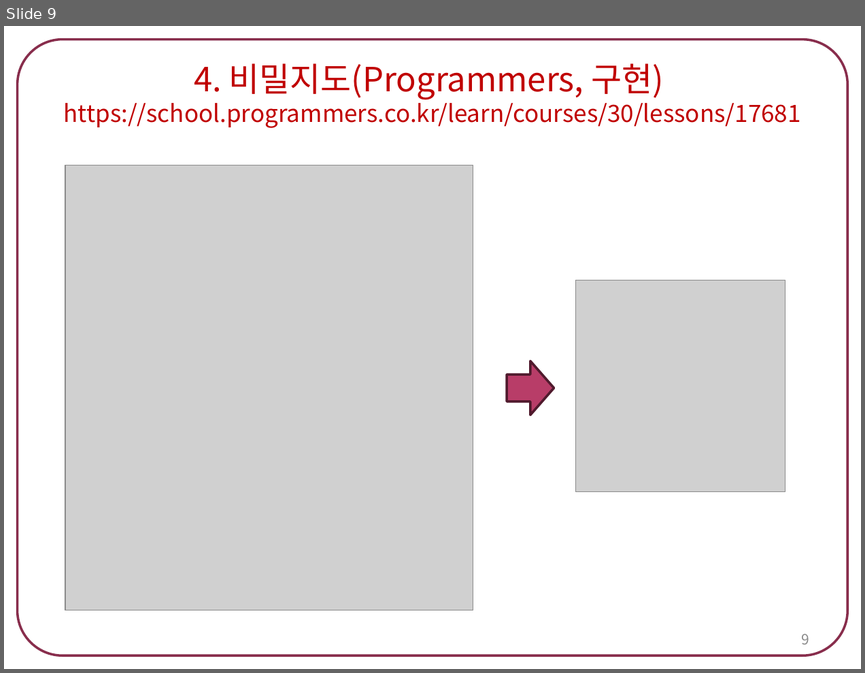
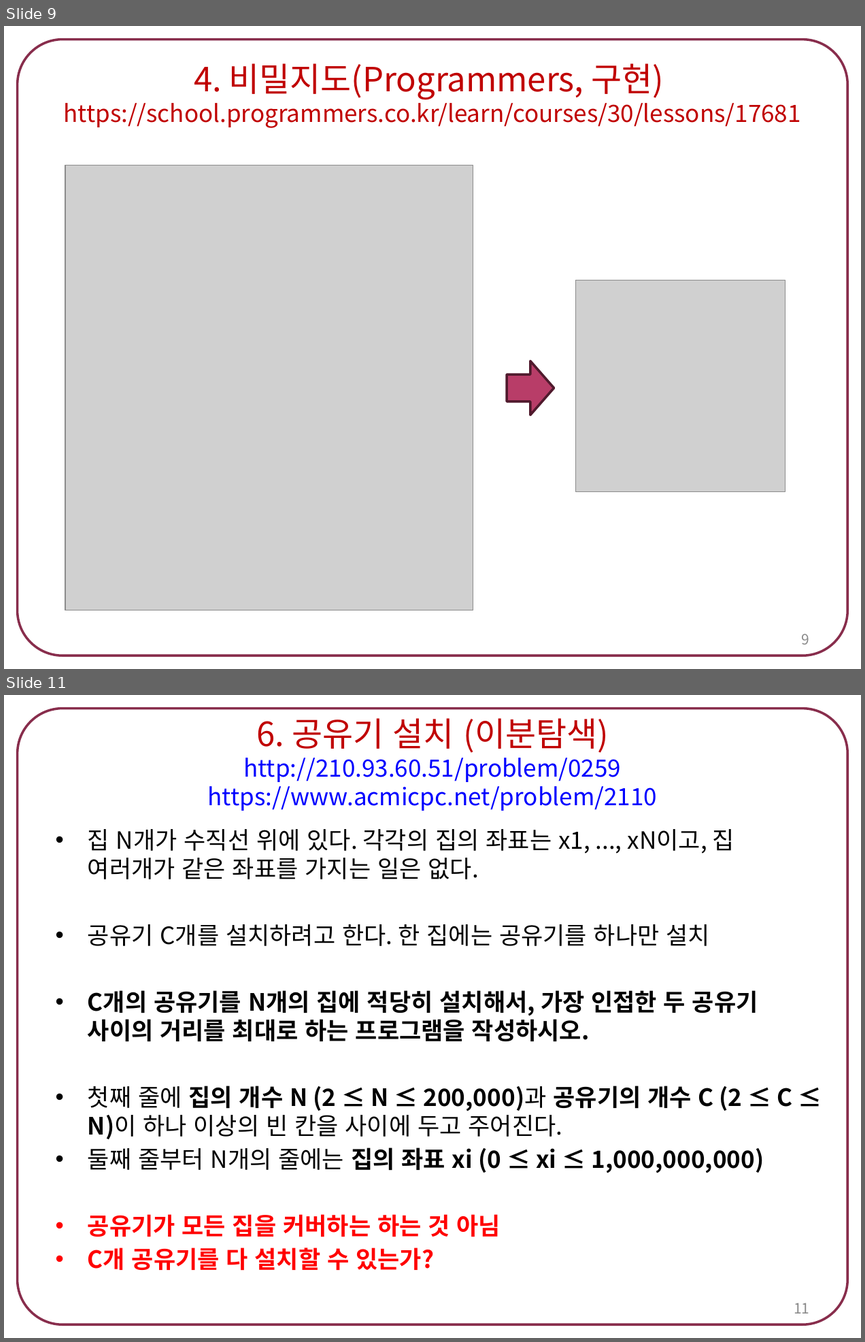
Before and after one commit to tlsdn0403/4-1, a slide deck: 스크립트언어/숙제5. 이진탐색 알고리즘.pptx. Shown one above the other, each under a label of ours: slide 9 before the commit, slides 9 and 11 after it; the slides between them are not shown. The pictures are 865x673 and 865x1342 pixels, drawn with LibreOffice and Linux fonts; fonts in the diff are those of the drawing; grey boxes stand for pictures. Boxes give left, top, right and bottom in pixels: in the first picture for what was removed or moved away, otherwise in the second. Text is boxed around its words. In the diff, an @@ line names an element or a change of style, - is before the commit and + after.

```diff
--- a/스크립트언어/숙제5. 이진탐색 알고리즘.pptx
+++ b/스크립트언어/숙제5. 이진탐색 알고리즘.pptx
@@ slide 11 added at bbox=[4, 695, 861, 1338], background #FFFFFF; not listed: 1 template element that a slide beside it also shows @@
@@ title added at bbox=[207, 718, 657, 811], 20 pt, text #0000FF @@
+6. 공유기 설치 (이분탐색)
+http://210.93.60.51/problem/0259
+https://www.acmicpc.net/problem/2110
@@ text added at bbox=[88, 829, 793, 1270], 20 pt, text #000000, bold @@
+• 집 N개가 수직선 위에 있다. 각각의 집의 좌표는 x1, ..., xN이고, 집 여러개가 같은 좌표를 가지는 일은 없다.
+• 공유기 C개를 설치하려고 한다. 한 집에는 공유기를 하나만 설치
+• C개의 공유기를 N개의 집에 적당히 설치해서, 가장 인접한 두 공유기 사이의 거리를 최대로 하는 프로그램을 작성하시오.
+• 첫째 줄에 집의 개수 N (2 ≤ N ≤ 200,000)과 공유기의 개수 C (2 ≤ C ≤ N)이 하나 이상의 빈 칸을 사이에 두고 주어진다.
+• 둘째 줄부터 N개의 줄에는 집의 좌표 xi (0 ≤ xi ≤ 1,000,000,000)
+• 공유기가 모든 집을 커버하는 하는 것 아님
+• C개 공유기를 다 설치할 수 있는가?
@@ page number added at bbox=[793, 1302, 809, 1313], 12 pt, text #898989 @@
+11
```
Also in this commit, not shown: 3 slides changed, 1 other slide added, 33 other files.
